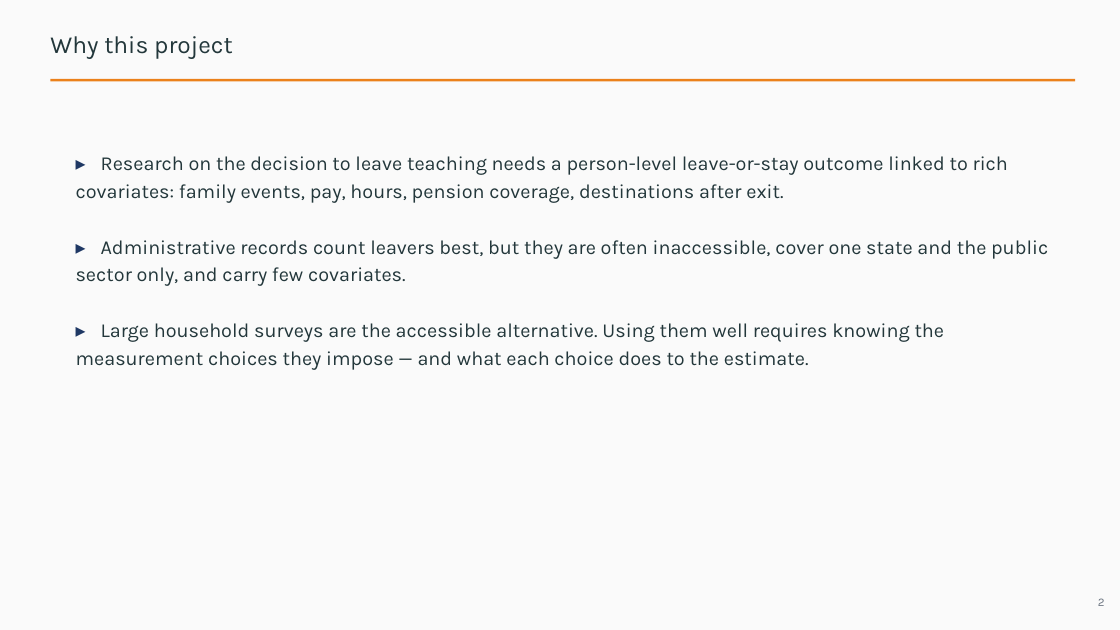
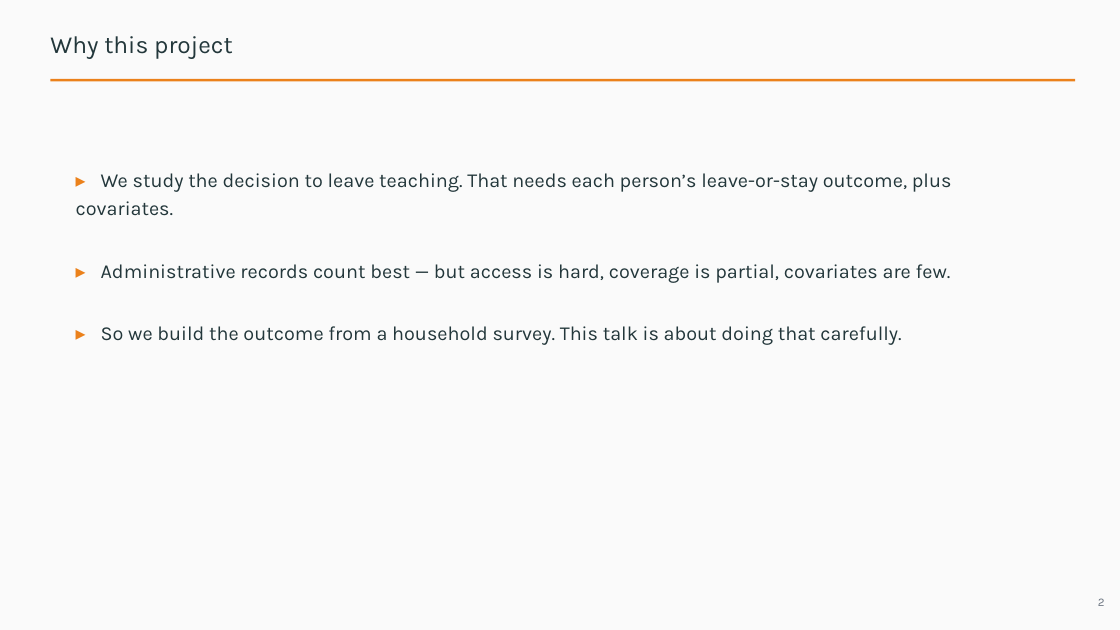
Before and after one commit to jedr1-ship-it/Alternative-Pathways----Quant, a slide deck: slide 2 of report/data_cluster/Proyect_US_cluster.pptx. Drawn at 1120x630 pixels with LibreOffice and Linux fonts; fonts in the diff are those of the drawing. Boxes give left, top, right and bottom in pixels: in the first picture for what was removed or moved away, otherwise in the second. Text is boxed around its words. In the diff, an @@ line names an element or a change of style, - is before the commit and + after.

```diff
--- a/report/data_cluster/Proyect_US_cluster.pptx
+++ b/report/data_cluster/Proyect_US_cluster.pptx
@@ text at <box>76,173,952,345</box>: text changed @@
-▸ Research on the decision to leave teaching needs a person-level leave-or-stay outcome linked to rich covariates: family events, pay, hours, pension coverage, destinations after exit.
-▸ Administrative records count leavers best, but they are often inaccessible, cover one state and the public sector only, and carry few covariates.
-▸ Large household surveys are the accessible alternative. Using them well requires knowing the measurement choices they impose — and what each choice does to the estimate.
+▸ We study the decision to leave teaching. That needs each person’s leave-or-stay outcome, plus covariates.
+▸ Administrative records count best — but access is hard, coverage is partial, covariates are few.
+▸ So we build the outcome from a household survey. This talk is about doing that carefully.
```
Also in this commit, not shown: 22 other slides changed, 3 slides added, 15 slides removed, 3 other files.
